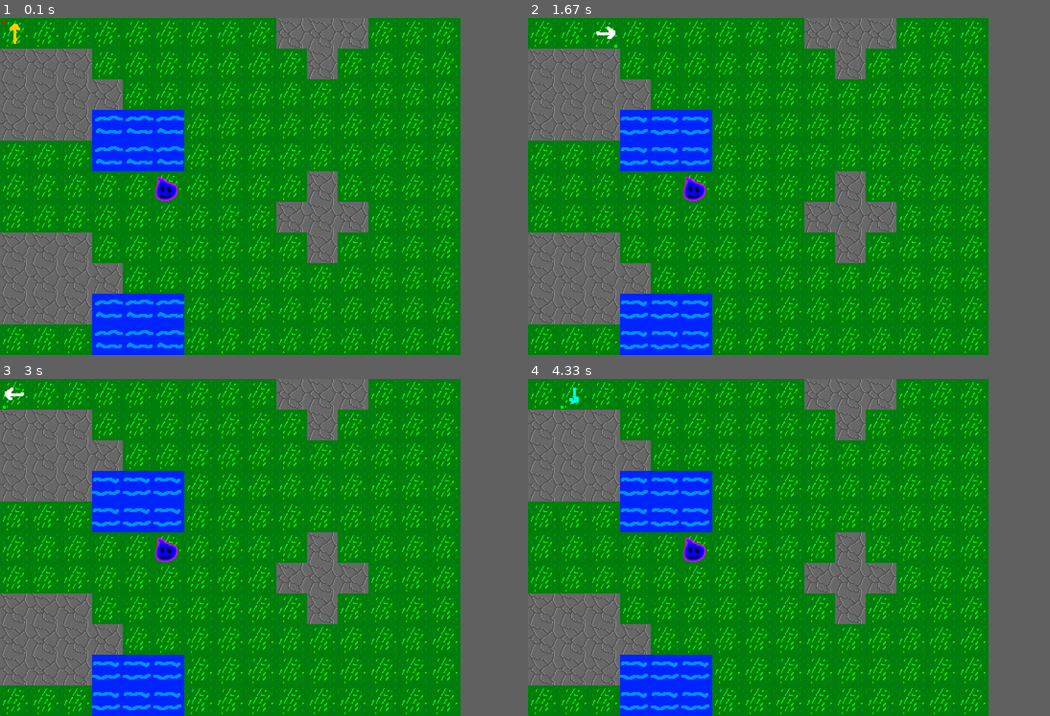
Above: before the commit, frames 1-4 (two rows, left to right).
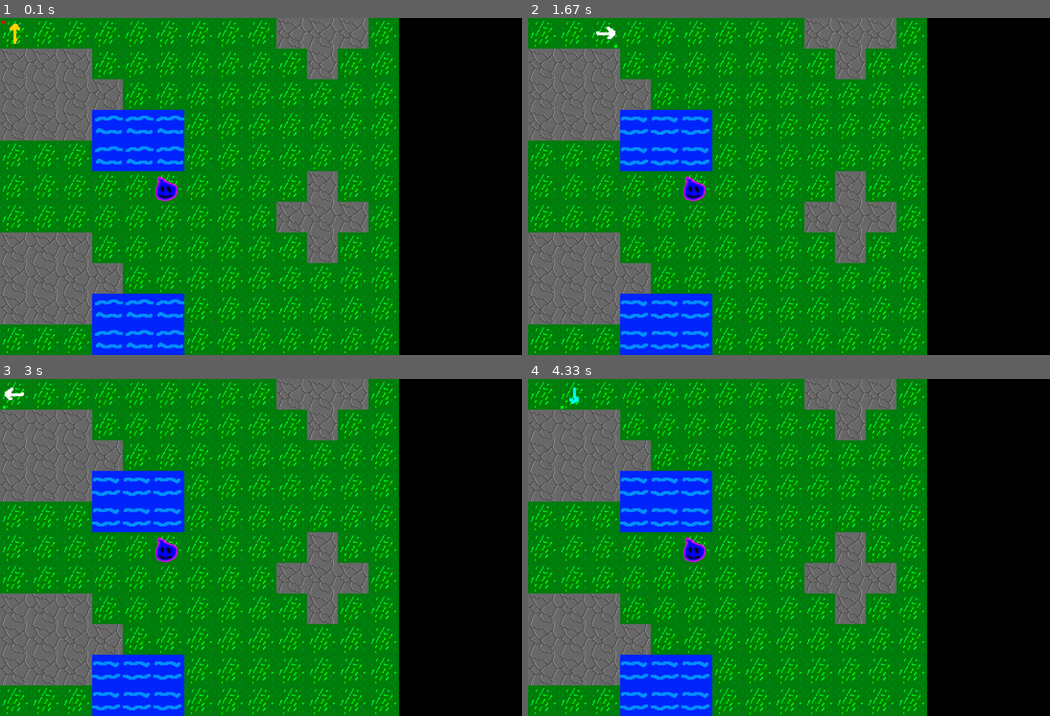
Above: after the commit, the same moments.

Repository: MaundyMoo/Coursework
Game: pygame game, started from Main.py
Two runs of this game, one before a commit and one after it. Both use one fixed random seed, a clock stepped at 60 frames per second and the inputs below.
Inputs:
- Up to frame 1 (0.1 s): no input
- Up to frame 2 (1.67 s): hold Right 0.33-0.8 s; hold Up 0.83-1.13 s; hold Right 1.17-1.63 s
- Up to frame 3 (3 s): hold Left 1.67-2.2 s; hold Down 2.23-2.53 s; hold Left 2.57-2.97 s
- Up to frame 4 (4.33 s): hold Up 3-3.37 s; hold Right 3.4-4.03 s; hold Down from 4.07 s (still down)
The window is 794x582 before the commit and 900x582 after it. Grey fills any space a smaller window leaves; there, only what the larger window draws over its background counts as a difference.

The runs differ from the first frame. In frame 1, 12% of the frame differs, in the area x 76-89%, y 0-100%; in frame 2, 12%; in frame 3, 12%; in frame 4, 12%.

Commit message:
Starting work on Logger

Diff:
--- a/Constants.py
+++ b/Constants.py
@@ -1,6 +1,8 @@
 import os
-SCREEN_WIDTH = 64 * 15
+SCREEN_WIDTH = 64 * 17
 SCREEN_HEIGHT = 64 * 11
+LOG_WIDTH = 64 * 4
+GAME_WIDTH = SCREEN_WIDTH - LOG_WIDTH
 
 TILESIZE = 64
 
--- a/Main.py
+++ b/Main.py
@@ -46,9 +46,9 @@
 
 if __name__ == "__main__":
     import pygame, Scenes
-    from Constants import SCREEN_WIDTH, SCREEN_HEIGHT
+    from Constants import SCREEN_WIDTH, SCREEN_HEIGHT, GAME_WIDTH
     pygame.init()
     pygame.mouse.set_visible(False)
     w, h = 1280, 720
-    scene = Scenes.GameScene(WIDTH = SCREEN_WIDTH, HEIGHT = SCREEN_HEIGHT)
+    scene = Scenes.GameScene(WIDTH = GAME_WIDTH, HEIGHT = SCREEN_HEIGHT)
     run(scene, width = SCREEN_WIDTH, height = SCREEN_HEIGHT)
--- a/Scenes.py
+++ b/Scenes.py
@@ -94,12 +94,12 @@
         playerX, playerY = self.player.getPosition()
         playerPixelX, playerPixelY = playerX * Constants.TILESIZE, playerY * Constants.TILESIZE
         #Checking for X offset
-        if playerPixelX <= int(Constants.SCREEN_WIDTH / 2):
+        if playerPixelX <= int(Constants.GAME_WIDTH / 2):
             self.OffsetX = 0
-        elif playerPixelX >= (mapPixelWidth - int(Constants.SCREEN_WIDTH / 2)):
-            self.OffsetX = -(mapPixelWidth - Constants.SCREEN_WIDTH)
+        elif playerPixelX >= (mapPixelWidth - int(Constants.GAME_WIDTH / 2)):
+            self.OffsetX = -(mapPixelWidth - Constants.GAME_WIDTH)
         else:
-            self.OffsetX = -int(((playerPixelX - int(Constants.SCREEN_WIDTH / 2)) / Constants.TILESIZE) + 1) * (Constants.TILESIZE)
+            self.OffsetX = -int(((playerPixelX - int(Constants.GAME_WIDTH / 2)) / Constants.TILESIZE) + 1) * (Constants.TILESIZE)
         #Checking for Y offset
         if playerPixelY <= int(Constants.SCREEN_HEIGHT / 2):
             self.OffsetY = 0
@@ -113,7 +113,7 @@
         tileYStart = abs(int(self.OffsetY/Constants.TILESIZE))
         self.animTiles = []
         for y in range(tileYStart, tileYStart + int(Constants.SCREEN_HEIGHT/Constants.TILESIZE)):
-            for x in range(tileXStart, tileXStart + int(Constants.SCREEN_WIDTH/Constants.TILESIZE)):
+            for x in range(tileXStart, tileXStart + int(Constants.GAME_WIDTH/Constants.TILESIZE)):
                 if type(self.TileMap[y][x]) == Tiles.AnimTile: self.animTiles.append(self.TileMap[y][x])
                 self.TileMap[y][x].Render(screen, self.OffsetX, self.OffsetY)
         self.backRendered = True
